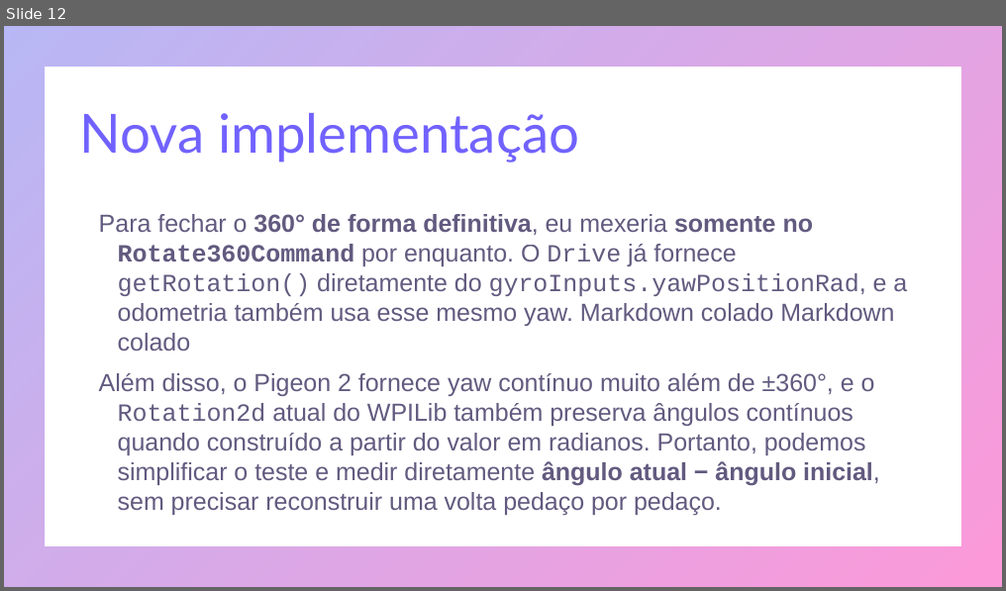
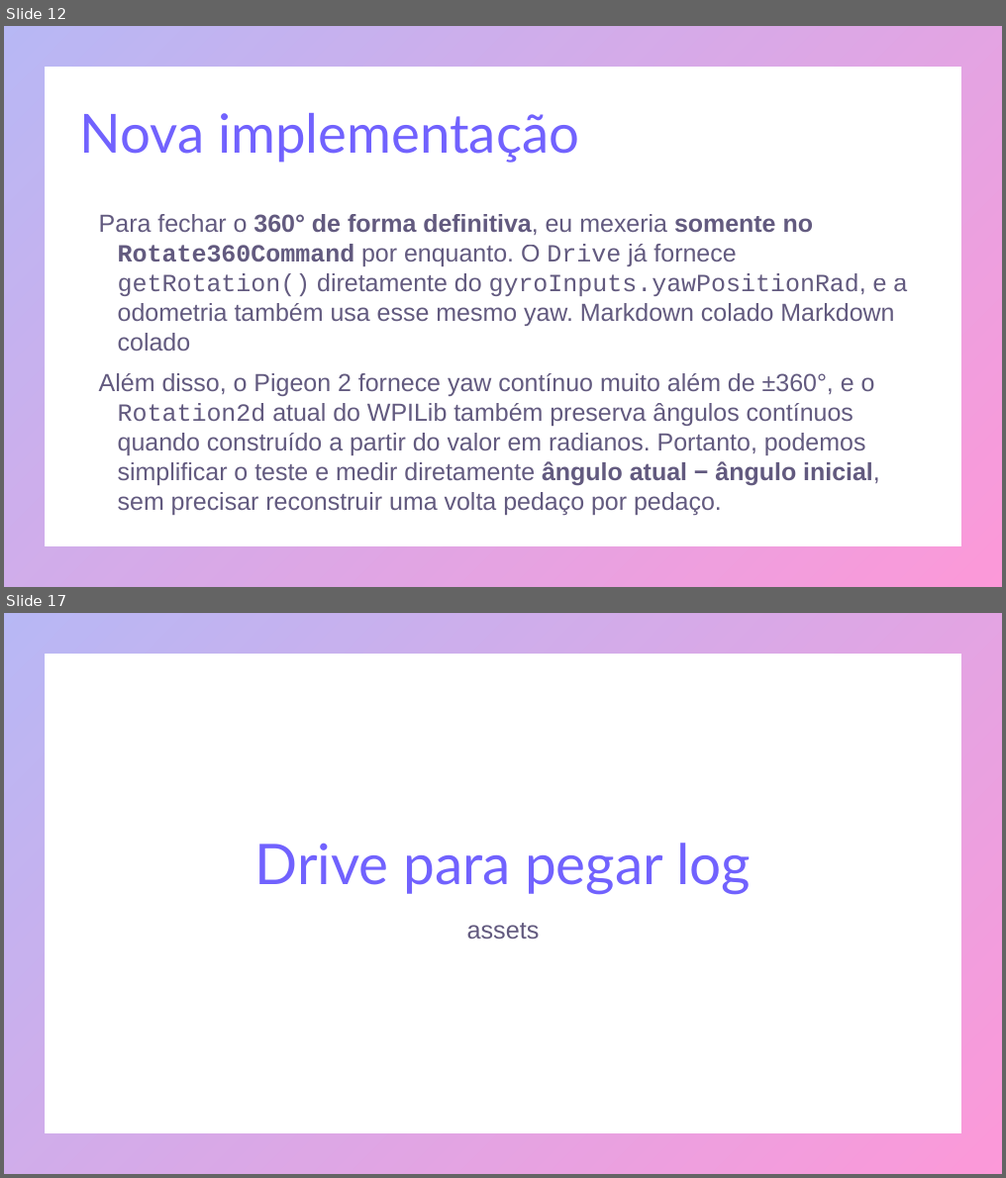
Before and after one commit to fabio-sudo/Tutorial_WPLIB, a slide deck: 4 - Calibração/Aula 7.pptx. Shown one above the other, each under a label of ours: slide 12 before the commit, slides 12 and 17 after it; the slides between them are not shown. The pictures are 1006x591 and 1006x1178 pixels, drawn with LibreOffice and Linux fonts; fonts in the diff are those of the drawing. Boxes give left, top, right and bottom in pixels: in the first picture for what was removed or moved away, otherwise in the second. Text is boxed around its words. In the diff, an @@ line names an element or a change of style, - is before the commit and + after.

```diff
--- a/4 - Calibração/Aula 7.pptx
+++ b/4 - Calibração/Aula 7.pptx
@@ slide 17 added at (4, 613, 1002, 1174), background #FFFFFF; not listed: 1 template element that a slide beside it also shows @@
@@ title added at (255, 843, 750, 894), 54 pt, text gradient #7162FE to #F900A0 @@
+Drive para pegar log
@@ subtitle added at (467, 923, 540, 939), 24 pt, text #201449 at 70% opacity @@
+assets
```
Also in this commit, not shown: 5 other slides added, 31 other files.
